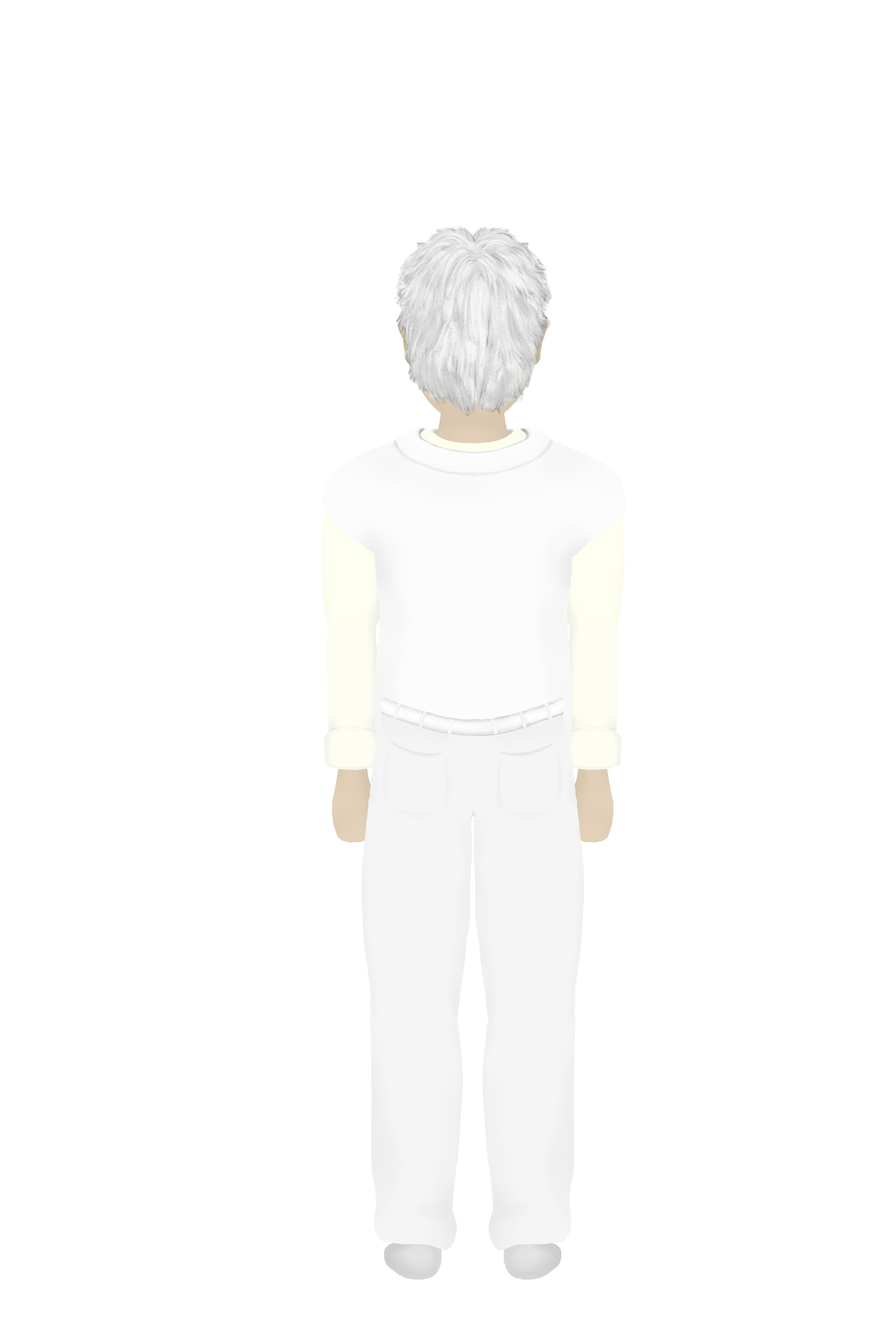
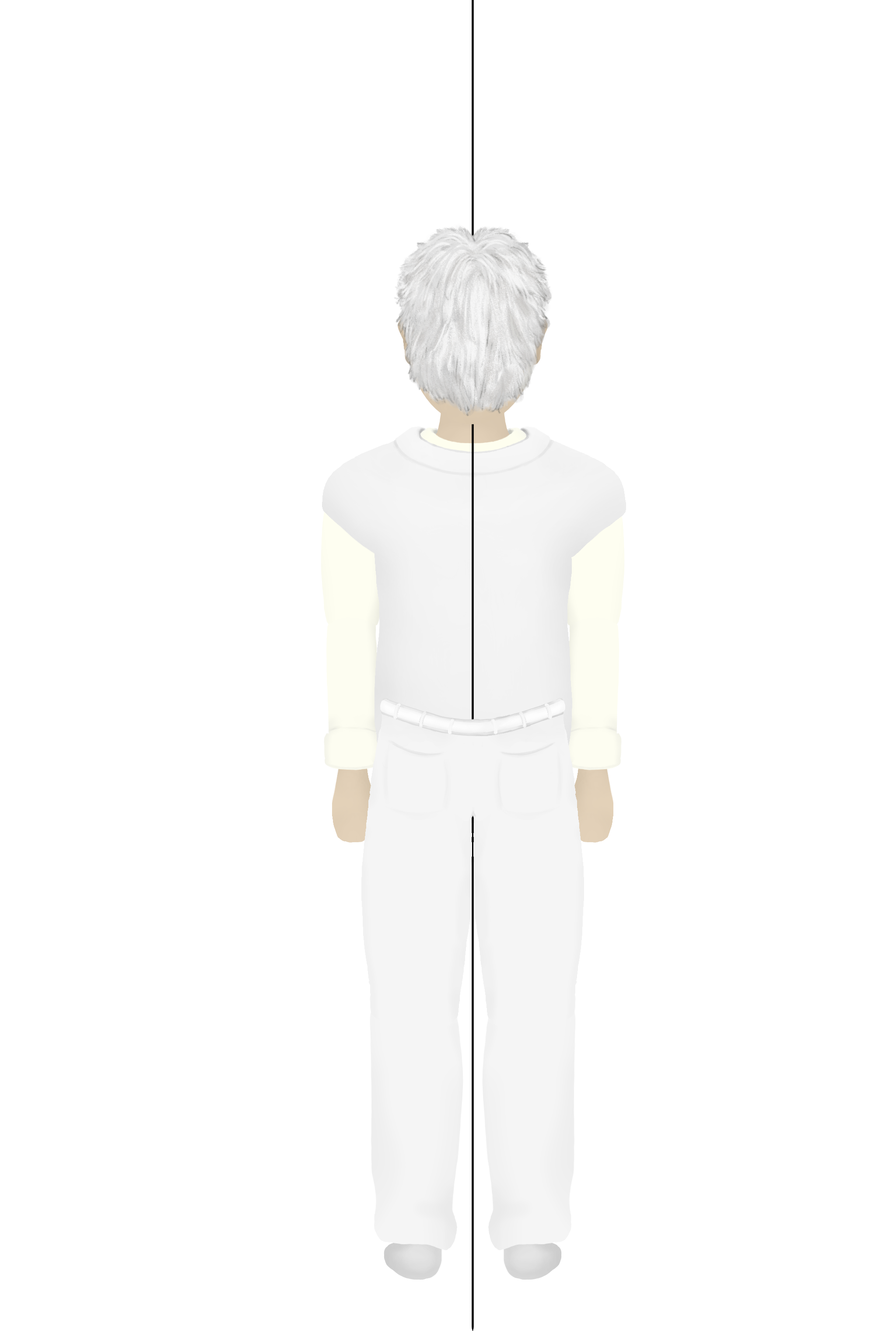
Layer changes from the first 896×1344 image to the second:
showed "Centerline" over (x1=471, y1=0, x2=474, y2=1331)
painted on "Blazer Torso Back" over (x1=321, y1=425, x2=626, y2=746)
